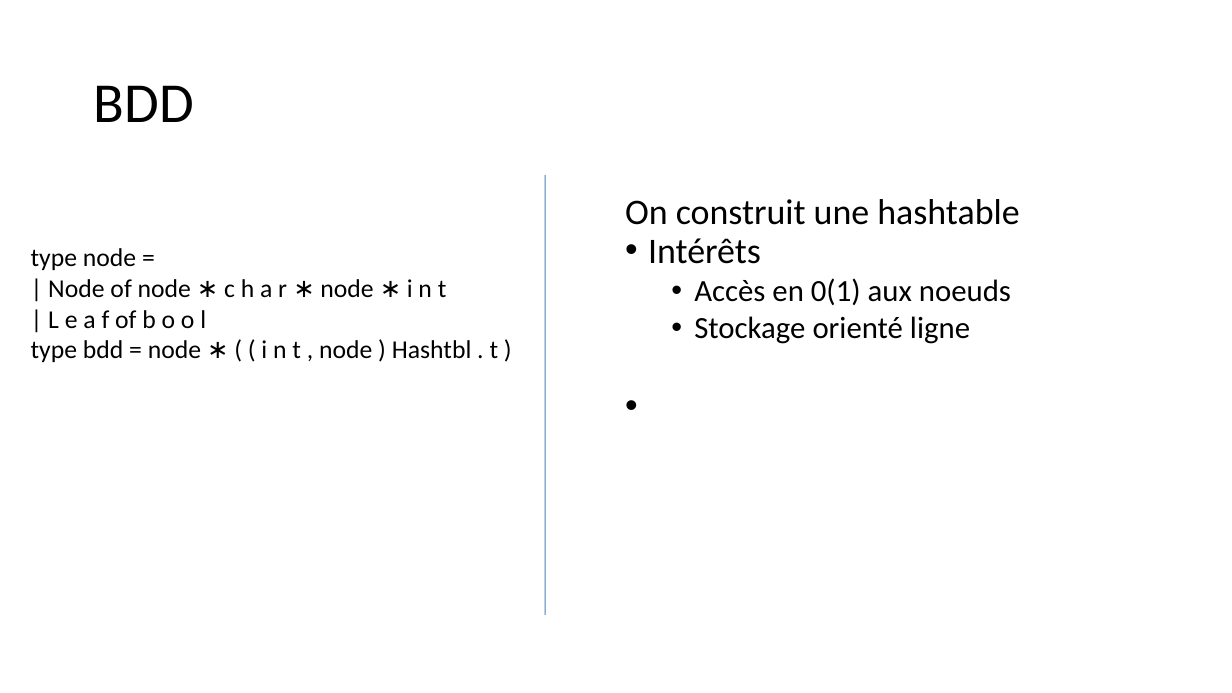
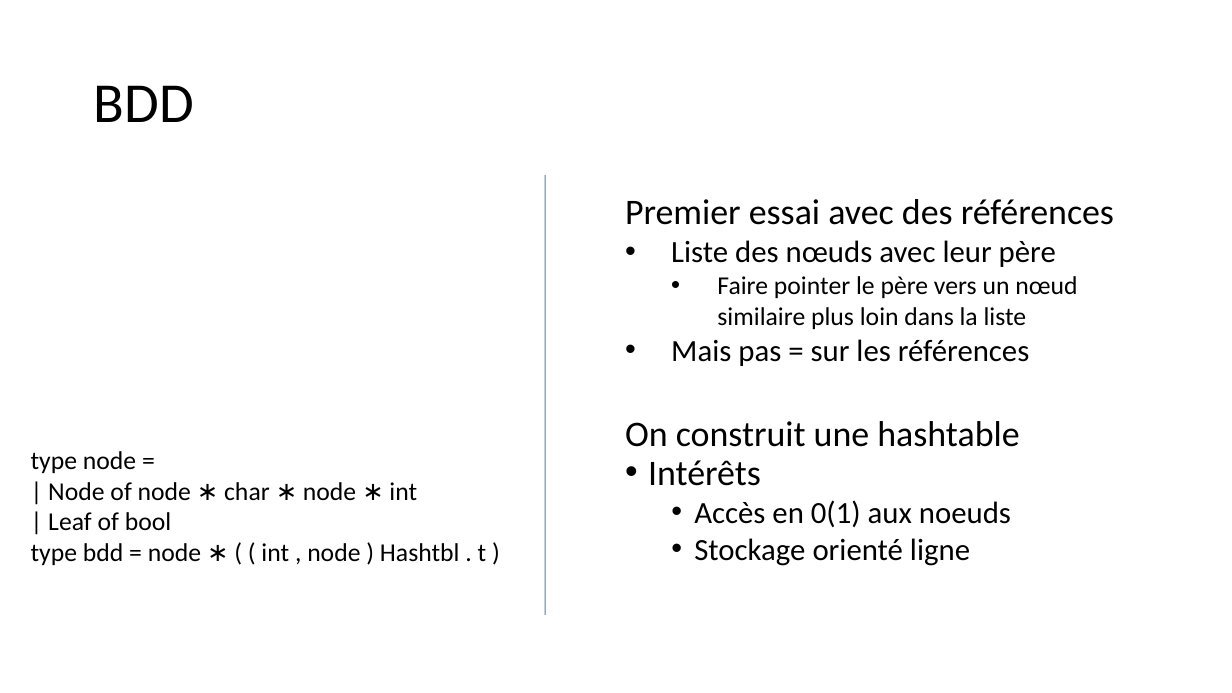
Before and after one commit to VinceDld/inf441_bdd_tetravex, a slide deck: slide 7 of Rapport/Soutenance orale.pptx. Drawn at 1232x693 pixels with LibreOffice and Linux fonts; fonts in the diff are those of the drawing. Boxes give left, top, right and bottom in pixels: in the first picture for what was removed or moved away, otherwise in the second. Text is boxed around its words. In the diff, an @@ line names an element or a change of style, - is before the commit and + after.

```diff
--- a/Rapport/Soutenance orale.pptx
+++ b/Rapport/Soutenance orale.pptx
@@ text "type node =" moved from (x1=31, y1=248, x2=499, y2=362) to (x1=31, y1=451, x2=487, y2=565) @@
@@ text at (x1=625, y1=199, x2=1114, y2=366): paragraphs added @@
+Premier essai avec des références
+• Liste des nœuds avec leur père
+  • Faire pointer le père vers un nœud similaire plus loin dans la liste
+• Mais pas = sur les références
@@ text at (x1=31, y1=482, x2=487, y2=565): spaces changed @@
-| Node of node ∗ c h a r ∗ node ∗ i n t
-| L e a f of b o o l
-type bdd = node ∗ ( ( i n t , node ) Hashtbl . t )
+| Node of node ∗ char ∗ node ∗ int
+| Leaf of bool
+type bdd = node ∗ ( ( int , node ) Hashtbl . t )
```
Also in this commit, not shown: 4 other slides changed, 6 other files.
